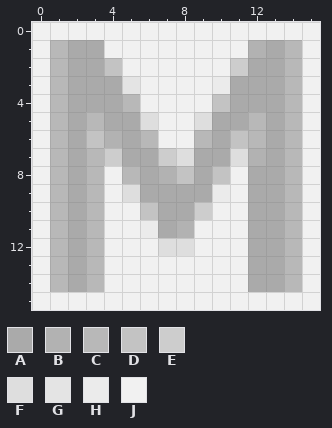
Pixel-art sprite: assets/images/favicon.png. The picture above was drawn from the file before the commit.
The file is 16x16 pixels. Colours within 5 levels of each other are drawn and written as one.
Palette (. is transparent): A #aaaaaa  B #b2b2b2  C #b8b8b8  D #c3c3c3  E #cdcdcd  F #dedede  G #e4e4e4  H #ebebeb  J #f1f1f1
Pixels before, first column x 0:
 0 JJJJJJJJJJJJJJJJ
 1 JCAAJJJJJJJJBACJ
 2 JCAADJJJJJJEAACJ
 3 JCAAAGJJJJHAAACJ
 4 JCAAACJJJJDAAACJ
 5 JCACAAFJJFAACACJ
 6 JCADBACJJCADCACJ
 7 JCACEAAEFAAFBACJ
 8 JCACJCABDADJAACJ
 9 JCACJFAAAAHJAACJ
10 JCACJJDAAEJJAACJ
11 JCACJJHABJJJAACJ
12 JCACJJJFFJJJAACJ
13 JCACJJJJJJJJAACJ
14 JCACJJJJJJJJAACJ
15 JJJJJJJJJJJJJJJJ
Once edited:
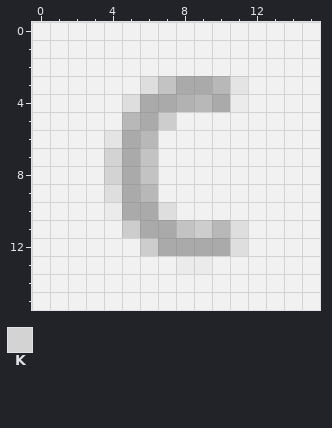
Colours new in this view: K #d3d3d3
What changed:
Changed rows in their new state; - is an unchanged pixel.
first column x 1:
 1 JJJ--------JJJ
 2 JJJJ------JJJJ
 3 JJJJJFDAACGJJJ
 4 JJJJFAABCAHJJJ
 5 JJJJCAE-JJJJJJ
 6 JJJG----JJJJJJ
 7 JJJK-DJJJJJJJJ
 8 JJJKADJJJJ-JJJ
 9 JJJFACJJJJ-JJJ
10 JJJHAAFJJ--JJJ
11 JJJ-EA-DECFJJJ
12 JJJ--EAAAAFJJJ
13 JJJ----HH--JJJ
14 JJJ--------JJJ
Boxes around the changes in both pictures, in picture pixels (x1, y1, x2, y2):
changed: (50, 40, 302, 292)
